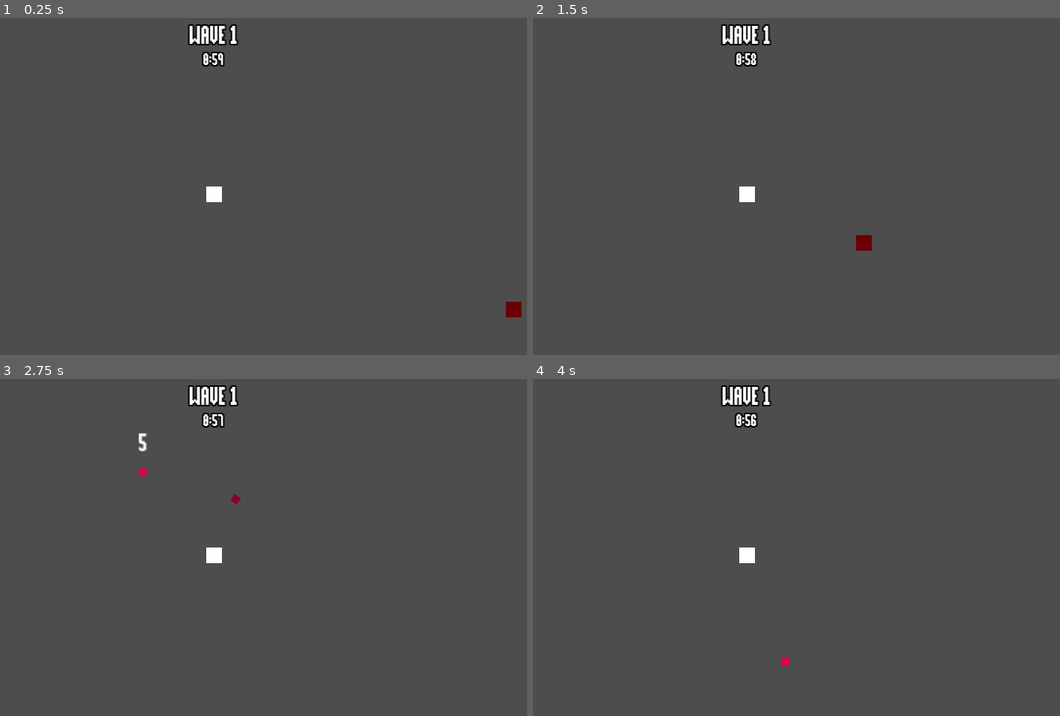
Above: before the commit, frames 1-4 (two rows, left to right).
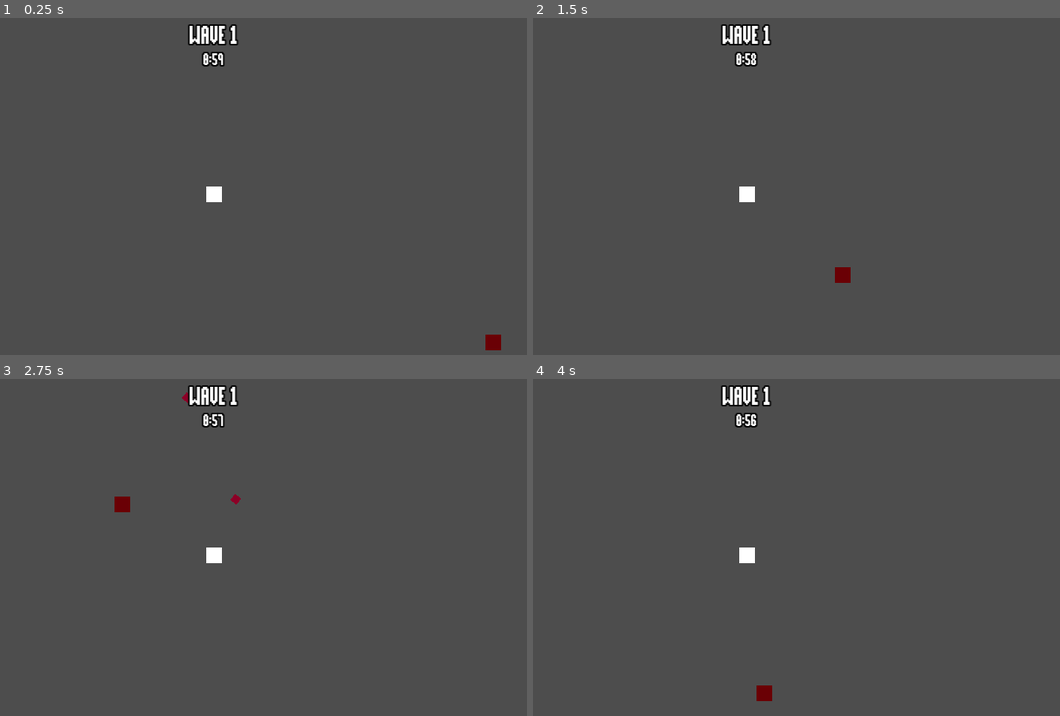
Above: after the commit, the same moments.

Repository: Huffmanz/BloodDebt
Game: Godot game, scene res://levels/world.tscn
The game is run twice, just before and just after one commit, with the same random seed, the same clock (stepped at 60 frames per second) and the same inputs.
Inputs (mouse positions are in pixels of both pictures, inside the frame that each line leads up to):
- Up to frame 1 (0.25 s): no input
- Up to frame 2 (1.5 s): tap Enter at 0.5 s; move the mouse to (886, 176) at 0.52 s; hold D (move_right) 0.53-1.28 s; tap Shift (dash) at 0.6, 1.35 s; move the mouse to (622, 213) at 1.27 s; hold S (move_down) from 1.28 s (still down)
- Up to frame 3 (2.75 s): move the mouse to (279, 476) at 2.02 s; release S (move_down) at 2.03 s; press the mouse at (279, 476) at 2.03 s; hold D (move_right) from 2.03 s (still down); tap Shift (dash) at 2.3 s
- Up to frame 4 (4 s): move the mouse to (717, 625) at 2.77 s; release D (move_right) at 2.78 s; release the mouse at (717, 625) at 2.78 s; hold W (move_up) 2.78-3.53 s; tap Shift (dash) at 2.85, 3.6 s; move the mouse to (933, 608) at 3.52 s; hold A (move_left) from 3.53 s (still down)

The runs differ from the first frame. In frame 1, 0.3% of the frame differs, in the area x 92-99%, y 84-99%; in frame 2, 0.3%; in frame 3, 0.3%; in frame 4, 0.2%.

Commit message:
adding bounce component, item drop component can drop multiple items

Diff:
--- /dev/null
+++ b/components/bounce_component.gd
@@ -0,0 +1,60 @@
+extends Node
+class_name BounceComponent
+
+@export var host_node: Node2D
+@export var drop_height = 20
+@export var start_at_top = true
+@export var single_use = true
+@export var rotate = false
+const TWEEN_DURATION = 0.1
+const RECOVERY_FACTOR = 0.5
+
+signal tween_completed
+
+func start():
+	if start_at_top:
+		var drop_tween = drop_down(drop_height)
+		await drop_tween.finished
+		drop_tween.kill()
+
+	var bounce_height = drop_height * RECOVERY_FACTOR
+	while bounce_height > 1:
+		var bounce_tween = _bounce_up(bounce_height)
+		await bounce_tween.finished
+		bounce_tween.kill()
+
+		var drop_tween = drop_down(bounce_height)
+		await drop_tween.finished
+		drop_tween.kill()
+		bounce_height = bounce_height * RECOVERY_FACTOR
+	tween_completed.emit()
+	if single_use:
+		queue_free()
+
+func _bounce_up(height) -> Tween:
+	var y_end = -height
+	var tween: Tween = create_tween()
+
+	tween.tween_property(host_node, "position:y", y_end, TWEEN_DURATION)\
+		.set_ease(Tween.EASE_OUT)\
+		.set_trans(Tween.TRANS_CUBIC)
+	if rotate:
+		tween.tween_property(host_node, "rotation_degrees", randf_range(-30, -45), TWEEN_DURATION)\
+			.set_ease(Tween.EASE_OUT)\
+			.set_trans(Tween.TRANS_CUBIC)
+
+	return tween
+
+func drop_down(height) -> Tween:
+	var y_end = -height
+	var tween: Tween = create_tween()
+	tween.set_parallel(true)
+	tween.tween_property(host_node, "position:y", 0, TWEEN_DURATION)\
+		.set_ease(Tween.EASE_OUT)\
+		.set_trans(Tween.TRANS_CUBIC)
+	if rotate:
+		tween.tween_property(host_node, "rotation_degrees", randf_range(30, 45), TWEEN_DURATION)\
+			.set_ease(Tween.EASE_OUT)\
+			.set_trans(Tween.TRANS_CUBIC)
+
+	return tween
--- /dev/null
+++ b/components/bounce_component.tscn
@@ -0,0 +1,6 @@
+[gd_scene load_steps=2 format=3 uid="uid://bucmp1fx2yrco"]
+
+[ext_resource type="Script" path="res://components/bounce_component.gd" id="1_0c4uj"]
+
+[node name="BounceComponent" type="Node"]
+script = ExtResource("1_0c4uj")
--- /dev/null
+++ b/enemy/cursed_villager.tscn
@@ -0,0 +1,13 @@
+[gd_scene load_steps=3 format=3 uid="uid://dunw7oi01pqr7"]
+
+[ext_resource type="PackedScene" uid="uid://cxy2wkr77qtfl" path="res://enemy/enemy.tscn" id="1_6y1gp"]
+[ext_resource type="PackedScene" uid="uid://csbfy5b34ecv5" path="res://items/blood_vial/blood_vial.tscn" id="2_3emie"]
+
+[node name="cursed_villager" instance=ExtResource("1_6y1gp")]
+
+[node name="HealthComponent" parent="." index="2"]
+max_health = 30.0
+
+[node name="ItemDropComponent" parent="." index="3"]
+drop_percent = 0.5
+item_scenes = Array[PackedScene]([ExtResource("2_3emie"), ExtResource("2_3emie"), ExtResource("2_3emie"), ExtResource("2_3emie")])
--- a/enemy/enemy.gd
+++ b/enemy/enemy.gd
@@ -1,10 +1,18 @@
+class_name Enemy
 extends CharacterBody2D
 
 @onready var health_component: HealthComponent = $HealthComponent
+@onready var item_drop_component: Node = $ItemDropComponent
 
+var dead := false
 
 func _ready():
-	health_component.died.connect(on_died)
+	health_component.died.connect(_died)
+	item_drop_component.item_spawn_complete.connect(_items_spawned)
 
-func on_died():
+func _died():
+	dead = true
+	#queue_free()
+
+func _items_spawned():
 	queue_free()
--- a/enemy/enemy.tscn
+++ b/enemy/enemy.tscn
@@ -6,7 +6,6 @@
 [ext_resource type="Script" path="res://combat/hurtbox_component.gd" id="3_nqemj"]
 [ext_resource type="PackedScene" uid="uid://b7ypim4t8ele4" path="res://items/item_drop_component.tscn" id="4_p048s"]
 [ext_resource type="Script" path="res://combat/hitbox_component.gd" id="5_03rxt"]
-[ext_resource type="PackedScene" uid="uid://csbfy5b34ecv5" path="res://items/blood_vial/blood_vial.tscn" id="5_hqfns"]
 
 [sub_resource type="RectangleShape2D" id="RectangleShape2D_jp4u5"]
 size = Vector2(16, 16)
@@ -33,9 +32,7 @@
 max_health = 1.0
 
 [node name="ItemDropComponent" parent="." node_paths=PackedStringArray("health_component") instance=ExtResource("4_p048s")]
-drop_percent = 1.0
 health_component = NodePath("../HealthComponent")
-item_scene = ExtResource("5_hqfns")
 
 [node name="Sprite2D" type="Sprite2D" parent="."]
 texture = SubResource("GradientTexture2D_jdy51")
--- a/items/blood_vial/blood_vial.gd
+++ b/items/blood_vial/blood_vial.gd
@@ -3,9 +3,12 @@
 @onready var area_2d: Area2D = $Area2D
 @onready var sprite: Sprite2D = $Sprite2D
 @onready var collision_shape_2d: CollisionShape2D = $Area2D/CollisionShape2D
+@onready var bounce_component: BounceComponent = $BounceComponent
+
 
 func _ready():
 	area_2d.area_entered.connect(on_area_entered)
+	bounce_component.start()
 
 func tween_collect(percent: float, start_position: Vector2):
 	var player = get_tree().get_first_node_in_group("player")
--- a/items/blood_vial/blood_vial.tscn
+++ b/items/blood_vial/blood_vial.tscn
@@ -1,6 +1,7 @@
-[gd_scene load_steps=5 format=3 uid="uid://csbfy5b34ecv5"]
+[gd_scene load_steps=6 format=3 uid="uid://csbfy5b34ecv5"]
 
 [ext_resource type="Script" path="res://items/blood_vial/blood_vial.gd" id="1_ldumt"]
+[ext_resource type="PackedScene" uid="uid://bucmp1fx2yrco" path="res://components/bounce_component.tscn" id="2_srgo7"]
 
 [sub_resource type="CircleShape2D" id="CircleShape2D_u284k"]
 radius = 5.0
@@ -25,3 +26,8 @@
 
 [node name="Sprite2D" type="Sprite2D" parent="."]
 texture = SubResource("GradientTexture2D_t0t14")
+
+[node name="BounceComponent" parent="." node_paths=PackedStringArray("host_node") instance=ExtResource("2_srgo7")]
+host_node = NodePath("../Sprite2D")
+drop_height = 100
+start_at_top = false
--- a/items/item_drop_component.gd
+++ b/items/item_drop_component.gd
@@ -2,7 +2,9 @@
 
 @export_range(0, 1) var drop_percent: float =  .5
 @export var health_component: HealthComponent
-@export var item_scene: PackedScene
+@export var item_scenes: Array[PackedScene]
+
+signal item_spawn_complete
 
 func _ready() -> void:
 	health_component.died.connect(_on_died)
@@ -14,19 +16,26 @@
 	#if experience_gain_upgrade_count > 0:
 	#	adjusted_drop_percent += experience_gain_upgrade_count * .1
 
-	if randf() > adjusted_drop_percent:
-		return
-
-	if item_scene == null:
+	if item_scenes == null:
 		return
 
 	if not owner is Node2D:
 		return
 
+	for item_scene in item_scenes:
+		if randf() > adjusted_drop_percent:
+			continue
+
+		spawn_item(item_scene)
+		await get_tree().create_timer(.25).timeout
+	item_spawn_complete.emit()
+
+
+func spawn_item(item:PackedScene):
 	var entities_layer = get_tree().get_first_node_in_group("entities_layer")
 	var spawn_position = (owner as Node2D).global_position
-	var item_instance = item_scene.instantiate() as Node2D
+	var item_instance = item.instantiate() as Node2D
 	if entities_layer == null:
 		return
 	get_tree().current_scene.add_child(item_instance)
-	item_instance.global_position = spawn_position
+	item_instance.global_position = spawn_position + (Vector2(randf_range(-10.0, 10.0), randf_range(-10.0, -10.0)))
--- a/items/item_drop_component.tscn
+++ b/items/item_drop_component.tscn
@@ -4,3 +4,4 @@
 
 [node name="ItemDropComponent" type="Node"]
 script = ExtResource("1_7pjx2")
+drop_percent = 1.0
--- a/levels/world.tscn
+++ b/levels/world.tscn
@@ -2,8 +2,8 @@
 
 [ext_resource type="PackedScene" uid="uid://df6l8uwqvwnk7" path="res://managers/wave_time_manager.tscn" id="1_ue0gm"]
 [ext_resource type="PackedScene" uid="uid://k0b7bq4x6osb" path="res://player/player.tscn" id="1_yb148"]
-[ext_resource type="PackedScene" uid="uid://cxy2wkr77qtfl" path="res://enemy/enemy.tscn" id="2_2h41v"]
 [ext_resource type="PackedScene" uid="uid://sbpofqbqkvxd" path="res://ui/wave_time_ui.tscn" id="2_b67d3"]
+[ext_resource type="PackedScene" uid="uid://dunw7oi01pqr7" path="res://enemy/cursed_villager.tscn" id="4_7hdus"]
 
 [node name="world" type="Node2D"]
 
@@ -16,7 +16,7 @@
 
 [node name="Player" parent="entities" instance=ExtResource("1_yb148")]
 
-[node name="enemy" parent="entities" instance=ExtResource("2_2h41v")]
-position = Vector2(306, 118)
+[node name="cursed_villager" parent="entities" instance=ExtResource("4_7hdus")]
+position = Vector2(285, 151)
 
 [node name="foreground" type="Node2D" parent="." groups=["foreground_layer"]]
Not shown: 1 places in enemy/enemy.tscn that only renumber resources
